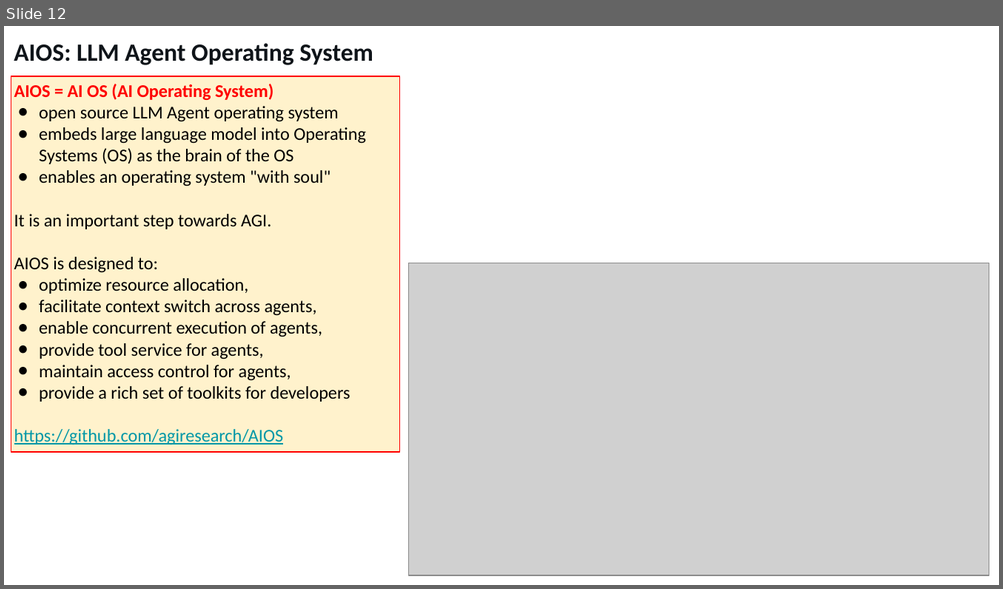
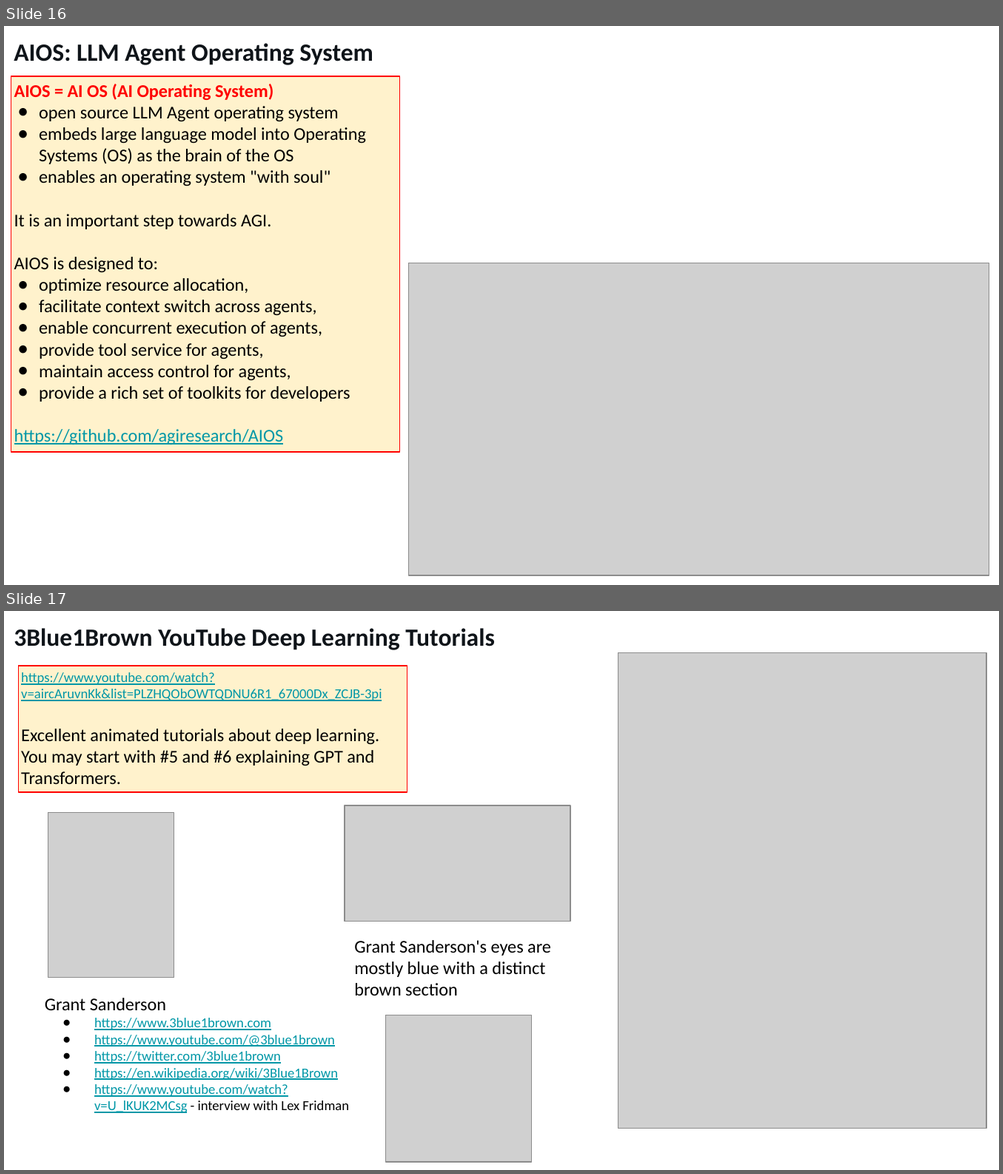
Before and after one commit to lselector/seminar, a slide deck: 2024/2024-04-12-AI-Updates.pptx. Shown one above the other, each under a label of ours: slide 12 before the commit, slides 16 and 17 after it. The pictures are 1003x589 and 1003x1174 pixels, drawn with LibreOffice and Linux fonts; fonts in the diff are those of the drawing; grey boxes stand for pictures. Boxes give left, top, right and bottom in pixels: in the first picture for what was removed or moved away, otherwise in the second. Text is boxed around its words. In the diff, an @@ line names an element or a change of style, - is before the commit and + after.

```diff
--- a/2024/2024-04-12-AI-Updates.pptx
+++ b/2024/2024-04-12-AI-Updates.pptx
@@ slide 17 added at (4,611,999,1170), background #FFFFFF @@
@@ text added at (14,628,495,650), 18 pt, text #0F1419, bold @@
+3Blue1Brown YouTube Deep Learning Tutorials
@@ picture added at (617,652,986,1129) @@
@@ rectangle added at (18,666,407,792), fill #FFF2CC, outline #FF0000 0.75 pt, 13 pt, text #000000 @@
+https://www.youtube.com/watch?v=aircAruvnKk&list=PLZHQObOWTQDNU6R1_67000Dx_ZCJB-3pi
+Excellent animated tutorials about deep learning.
+You may start with #5 and #6 explaining GPT and Transformers.
@@ picture added at (344,806,570,923) @@
@@ picture added at (48,813,174,978) @@
@@ text added at (354,940,551,996), 13 pt, text #000000 @@
+Grant Sanderson's eyes are mostly blue with a distinct brown section
@@ text added at (45,998,349,1113), 10 pt, text #0097A7, underline @@
+Grant Sanderson
+● https://www.3blue1brown.com
+● https://www.youtube.com/@3blue1brown
+● https://twitter.com/3blue1brown
+● https://en.wikipedia.org/wiki/3Blue1Brown
+● https://www.youtube.com/watch?v=U_lKUK2MCsg - interview with Lex Fridman
@@ picture added at (386,1016,532,1163) @@
@@ what was slide 12 is now slide 16 @@
```
Also in this commit, not shown: 5 slides changed, 5 other slides added, 1 slide removed.
